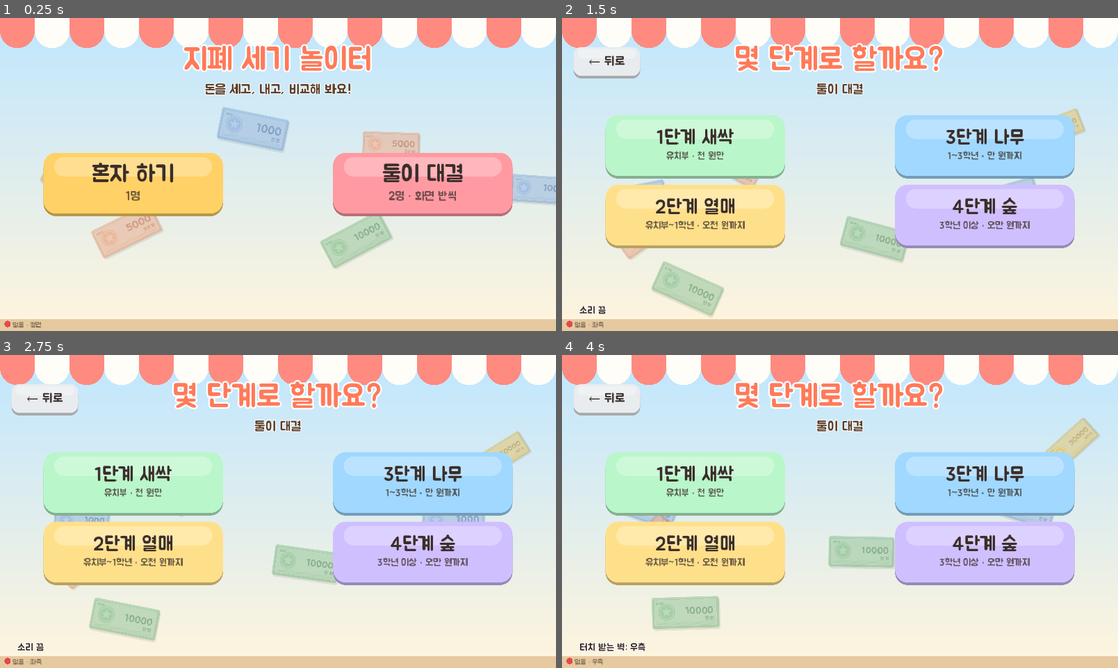
Above: before the commit, frames 1-4 (two rows, left to right).
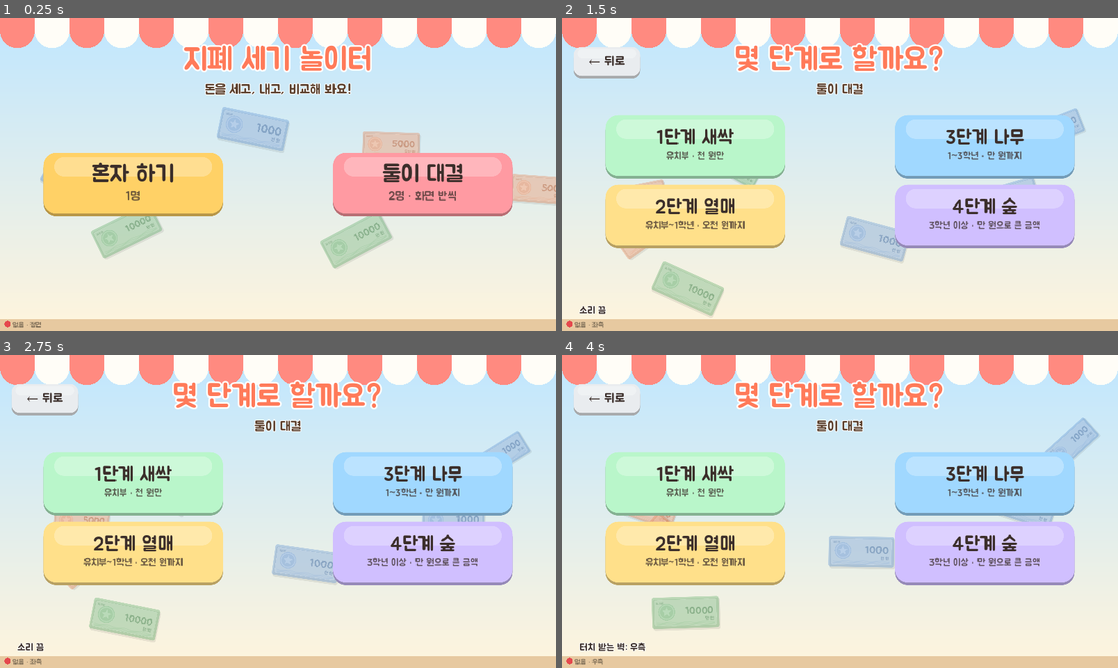
Above: after the commit, the same moments.

Repository: anwlro7117/vr
Game: Godot game, scene res://main.tscn
Same seed, same stepped clock (60 frames per second), same inputs: the game is played once before the commit and once after it. Sound files missing from this copy of the repository are replaced by a short silence.
Inputs (mouse positions are in pixels of both pictures, inside the frame that each line leads up to):
- Up to frame 1 (0.25 s): no input
- Up to frame 2 (1.5 s): tap Enter at 0.5 s; move the mouse to (962, 158) at 0.52 s; tap T at 0.6 s; click (962, 158) at 0.67 s; move the mouse to (728, 190) at 1.27 s; hold S from 1.28 s (still down); tap M at 1.35 s
- Up to frame 3 (2.75 s): move the mouse to (333, 442) at 2.02 s; release S at 2.03 s; tap F at 2.1 s
- Up to frame 4 (4 s): move the mouse to (812, 574) at 2.77 s; tap N at 2.85 s; click (812, 574) at 2.92 s; move the mouse to (1006, 558) at 3.52 s; hold S from 3.53 s (still down); tap T at 3.6 s

The runs differ from the first frame. In frame 1, 1.7% of the frame differs, in the area x 7-100%, y 49-77%; in frame 2, 1.6%; in frame 3, 2.0%; in frame 4, 2.2%, in the area x 12-97%, y 20-68%.

Commit message:
숫자 따라쓰기(벽 3면) 추가, 지폐 세기: 천·오천·만 원권만
Co-Authored-By: Claude Opus 5.5 <noreply@anthropic.com>
Claude-Session: https://claude.ai/code/session_01NF2mm4YZfogTvwHNPQZPm5

Diff:
--- a/vr-games/MoneyCount_godot/scripts/Board.gd
+++ b/vr-games/MoneyCount_godot/scripts/Board.gd
@@ -76,7 +76,7 @@
 	[[1000, 2, 6]],
 	[[5000, 0, 3], [1000, 0, 5]],
 	[[10000, 0, 3], [5000, 0, 2], [1000, 0, 5]],
-	[[50000, 0, 2], [10000, 0, 4], [5000, 0, 1], [1000, 0, 4]],
+	[[10000, 2, 7], [5000, 0, 1], [1000, 0, 4]],
 ]
 
 func gen_bundle(minn := 2, maxn := 10) -> Array:
@@ -159,8 +159,8 @@
 					if price % 10000 == 0:
 						price -= 1000
 				_:
-					unit = 50000 if randf() < 0.55 else 10000
-					price = randi_range(6, 95) * 1000
+					unit = 10000
+					price = randi_range(11, 95) * 1000
 					if price % unit == 0:
 						price -= 1000
 			var paid: int = int(ceil(price / float(unit))) * unit
--- a/vr-games/MoneyCount_godot/scripts/Data.gd
+++ b/vr-games/MoneyCount_godot/scripts/Data.gd
@@ -22,7 +22,7 @@
 	{"name": "3단계 나무", "sub": "1~3학년 · 만 원까지", "bills": [1000, 5000, 10000], "max": 50000,
 	 "show_total": false, "easy_hint": false, "equal": true,
 	 "modes": ["count", "pay", "compare", "change"]},
-	{"name": "4단계 숲", "sub": "3학년 이상 · 오만 원까지", "bills": [1000, 5000, 10000, 50000], "max": 150000,
+	{"name": "4단계 숲", "sub": "3학년 이상 · 만 원으로 큰 금액", "bills": [1000, 5000, 10000], "max": 100000,
 	 "show_total": false, "easy_hint": false, "equal": true,
 	 "modes": ["count", "pay", "compare", "change"]},
 ]
--- a/vr-games/MoneyCount_godot/scripts/Main.gd
+++ b/vr-games/MoneyCount_godot/scripts/Main.gd
@@ -281,9 +281,9 @@
 		if is_instance_valid(d):
 			d.queue_free()
 	deco.clear()
-	var ks := [1000, 5000, 10000, 50000]
+	var ks := [1000, 5000, 10000]
 	for i in 7:
-		var bn := BillNode.new().setup(ks[i % 4], randf_range(70, 110))
+		var bn := BillNode.new().setup(ks[i % 3], randf_range(70, 110))
 		bn.position = Vector2(randf_range(0, 1920), randf_range(300, 1000))
 		bn.rotation = randf_range(-0.6, 0.6)
 		bn.modulate.a = 0.35
Not shown, added: vr-games/MoneyCount_godot/Jua.ttf.import
Not shown, changed: vr-games/MoneyCount_godot/README.txt
Not shown, added: vr-games/MoneyCount_godot/.gitignore
Not shown, added: vr-tuio-kit/16_trace_game.bat
